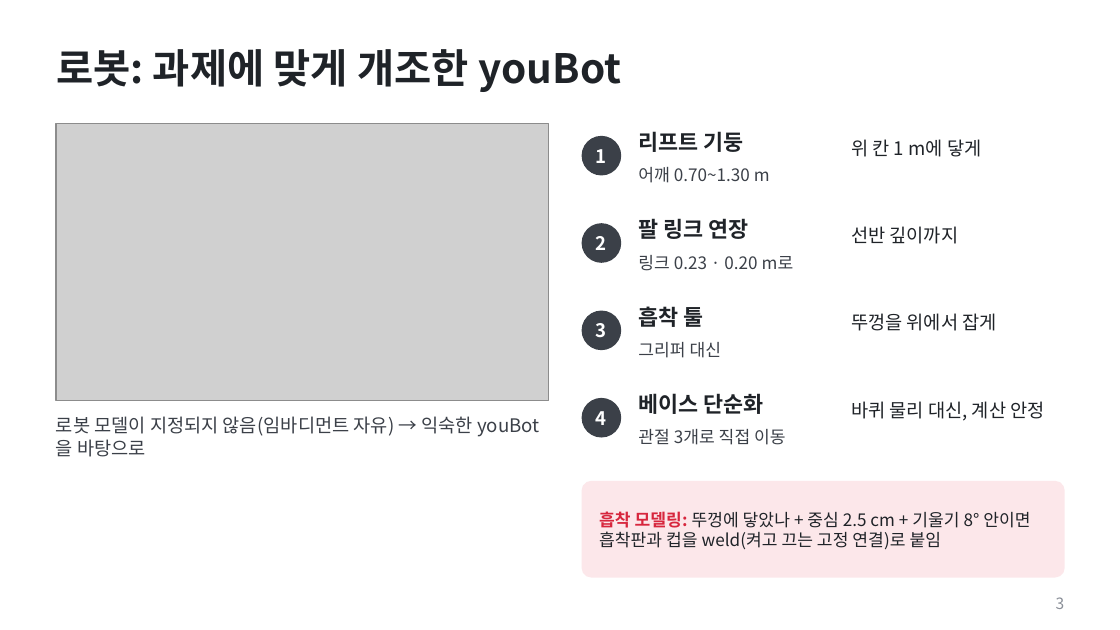
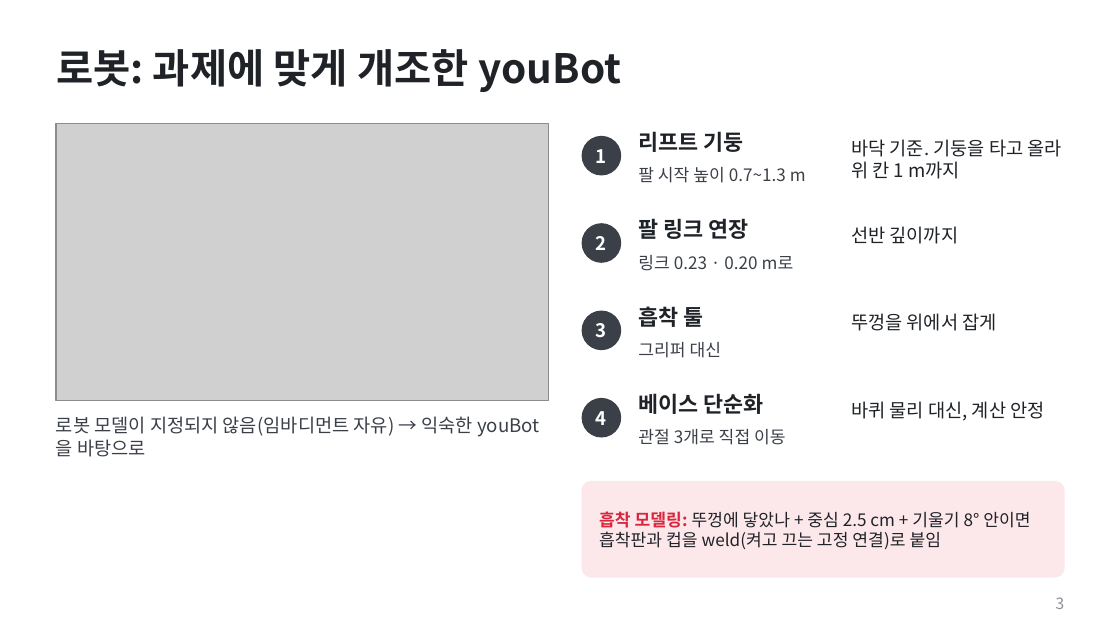
Before and after one commit to hayoung0Lee/cupramen, a slide deck: slide 3 of presentation/cupramen_deck.pptx. Drawn at 1120x630 pixels with LibreOffice and Linux fonts; fonts in the diff are those of the drawing; grey boxes stand for pictures. Boxes give left, top, right and bottom in pixels: in the first picture for what was removed or moved away, otherwise in the second. Text is boxed around its words. In the diff, an @@ line names an element or a change of style, - is before the commit and + after.

```diff
--- a/presentation/cupramen_deck.pptx
+++ b/presentation/cupramen_deck.pptx
@@ text at bbox=[851, 139, 1062, 179]: text changed @@
-위 칸 1 m에 닿게
+바닥 기준. 기둥을 타고 올라 위 칸 1 m까지
@@ text at bbox=[638, 167, 806, 183]: text changed @@
-어깨 0.70~1.30 m
+팔 시작 높이 0.7~1.3 m
```
Also in this commit, not shown: 2 other files.
